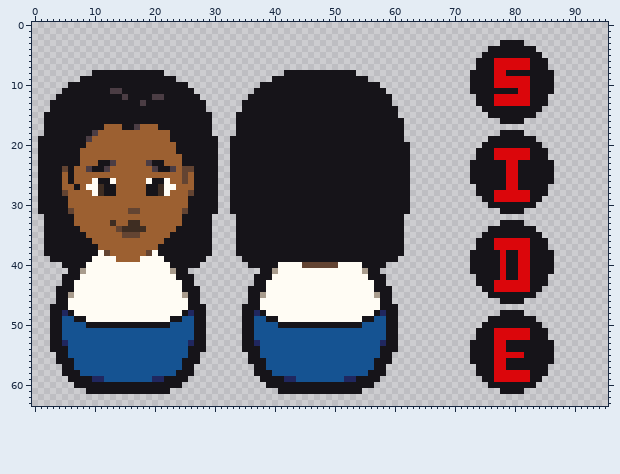
Edited in one commit: sprite sheet (godot/res/sprites/characters/sprite_avatar_W05.png). Above is the file before it was changed.
The file is 192x128 pixels, drawn in blocks of 2x2; one block is one cell here.
New version:
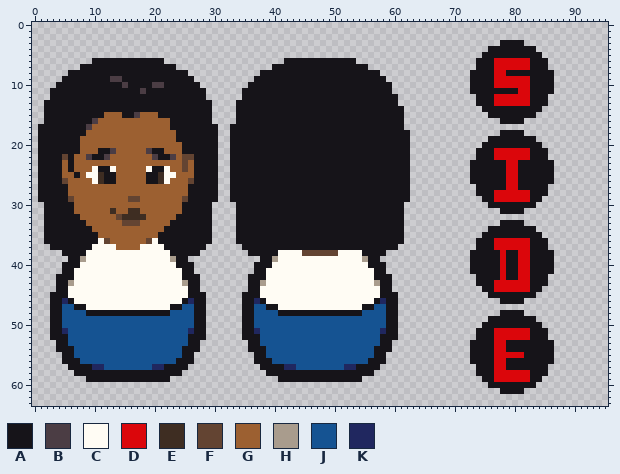
Palette (. is transparent): A #161419  B #4b3d44  C #fffcf4  D #db060b  E #3e2d22  F #634432  G #9c6031  H #a99c8d  J #155392  K #20275f
Edits made:
Changed rows in their new state; - is an unchanged pixel.
first column x 1:
 6 ---------AAAAAAAAAAAA--------------------AAAAAAAAAAAA---------
 7 -------AAAAAAAAAAAAAAAA----------------AAAAAAAAAAAAAAAA-------
 8 -----AAAA------------AAAA------------AAAA------------AAAA-----
 9 ----AAA-----BB---------AAA----------AAA----------------AAA----
10 ---AA---------B----BB----AA--------AA--------------------AA---
11 --AA--------AA---B--------AA------AA----------------------A---
12 --A-----------A----AA------A------A------------------------A--
13 -A---------------A----------A----A-------------------------A--
14 -A--------------------------A----A--------------------------A-
15 -----------GGG--BGGG----------------------------------------A-
16 ---------BGGGGGGGGGGGG----------------------------------------
17 A-------BGG---GGG---GG-------A--A-----------------------------
18 A-------GG------------G------A--A----------------------------A
19 -------GG-------------G--------------------------------------A
20 -------G---------------G--------------------------------------
21 ----------AAB-----BAA--G--------------------------------------
22 ----F-G-BAAB-------BAAB-FF------------------------------------
23 ----G-G---GGG-----GGG---FG------------------------------------
24 ----G---GC-AC-----CA-CG--G------------------------------------
25 -----GA-CCEAA-----AAECC-G-------------------------------------
26 ----FG----E-A-----A-E---GF------------------------------------
27 ----A-G-GGGGG-----GGGGG--A------------------------------------
28 ----A----GGGG-----GGGG---A------------------------------------
29 -----F---------FF-------F-------------------------------------
30 .----A------------------A----.--.----------------------------.
31 .----A------E--EE-------A----.--.----------------------------.
32 ------A------FEEEE-----A--------------------------------------
33 ------AA----G-FFF-----AA--------------------------------------
34 -------AA----GGGGG---AA---------------------------------------
35 --------AA----GGG---AA----------------------------------------
36 ---------ACF------FCA-----------------------------------------
37 -.-------CCCC----CCCC-------.----.--------------------------.-
38 -...----CC-CCCCCCCC-CC-----..----..-----CCCCFFFFFFCCCC----...-
39 --...--HC----CCCC----CH--...------...--HCCCCCCCCCCCCCCH--...--
40 -------C--------------C---.--------.---C----CCCCCC----C-------
41 ----A-CC--------------CC-A----------A-CC--------------CC-A----
42 ---A--C----------------C--A--------A--C----------------C--A---
43 ---A-H------------------H-A--------A-H------------------H-A---
44 -----C------------------C------------C------------------C-----
45 --A--C------------------C--A------A--C------------------C--A--
46 --A-KA------------------AK-A------A-KA------------------AK-A--
47 ----JJAA--------------AAJJ----------JJAA--------------AAJJ----
48 ----JJJJAAAAAAAAAAAAAAJJJJ----------JJJJAAAAAAAAAAAAAAJJJJ----
49 ------JJJJJJJJJJJJJJJJJJ--------------JJJJJJJJJJJJJJJJJJ------
50 --------JJJJJJJJJJJJJJ------------------JJJJJJJJJJJJJJ--------
51 ----K--------------------K----------K--------------------K----
52 ----A--------------------A----------A--------------------A----
53 --.-A--------------------A-.------.-A--------------------A-.--
54 --.--A------------------A--.------.--A------------------A--.--
55 ---.-A------------------A-.--------.-A------------------A-.---
56 ---.--A----------------A--.--------.--A----------------A--.---
57 ----.-AAAKK--------KKAAA-.----------.-AAAKK--------KKAAA-.----
58 ----..-AAAAAAAAAAAAAAAA-..----------..-AAAAAAAAAAAAAAAA-..----
59 -----...-AAAAAAAAAAAA-...------------...-AAAAAAAAAAAA-...-----
60 ------..................--------------..................------
61 --------..............------------------..............--------
Boxes around the changes in both pictures, in picture pixels (x1, y1, x2, y2):
changed: (38, 58, 410, 394)
